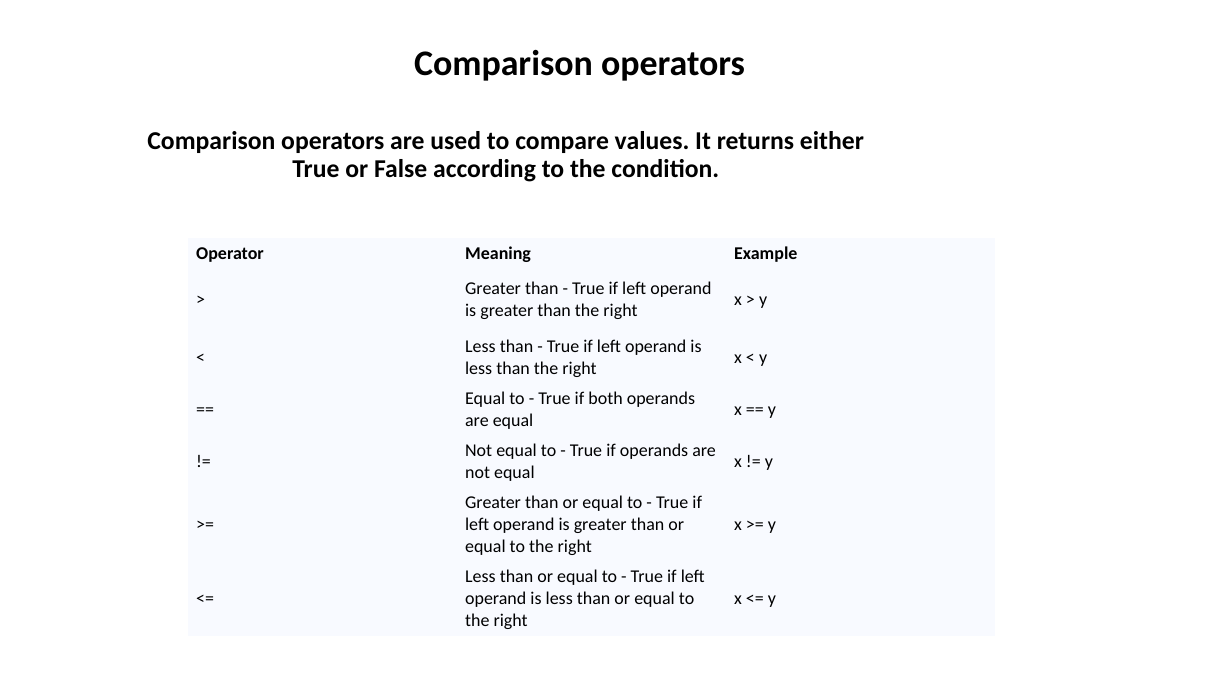
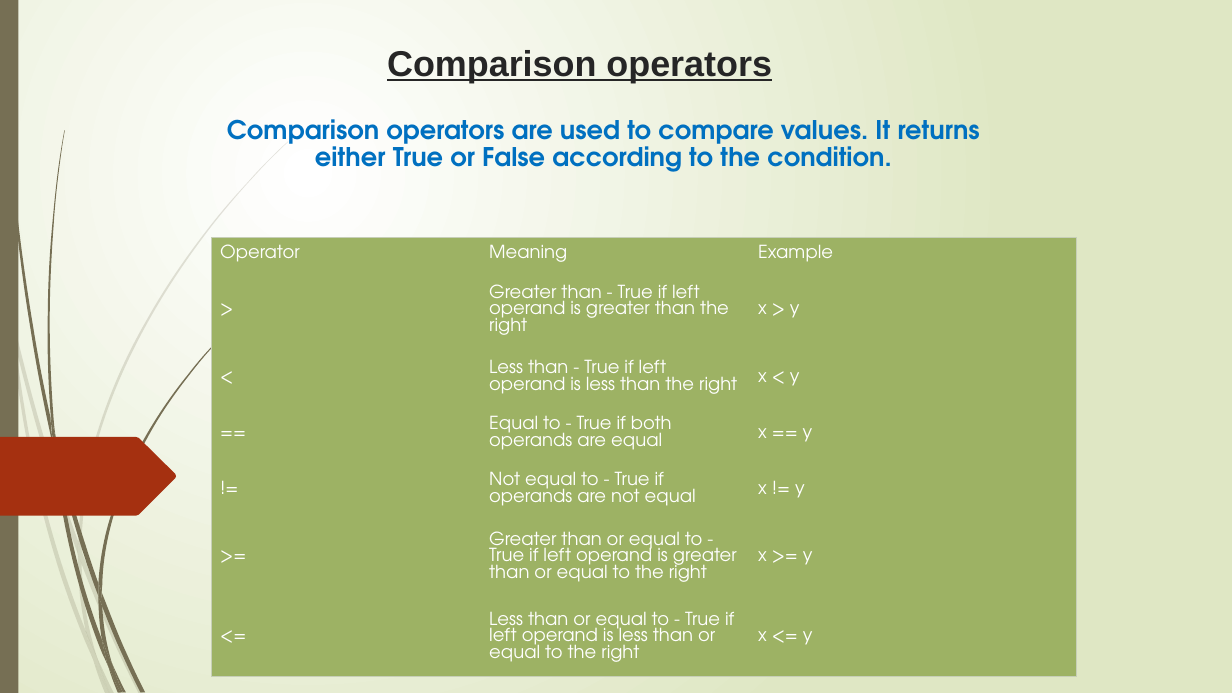
Before and after one commit to tauovir/Materials, a slide deck: slide 8 of Python Session/Python_10_may.pptx. Drawn at 1232x693 pixels with LibreOffice and Linux fonts; fonts in the diff are those of the drawing. Boxes give left, top, right and bottom in pixels: in the first picture for what was removed or moved away, otherwise in the second. Text is boxed around its words. In the diff, an @@ line names an element or a change of style, - is before the commit and + after.

```diff
--- a/Python Session/Python_10_may.pptx
+++ b/Python Session/Python_10_may.pptx
@@ background #FFFFFF to gradient #FFFFFF to #DFE8C4 @@
@@ rectangle added at [0, 0, 18, 693], fill #766F54 @@
@@ title "Comparison operators" at [387, 50, 772, 83]: font Calibri to Arial, text colour #000000 to #262626, underline on; line spacing 0.9 to 1 @@
@@ text "Comparison operators are used to ...": place and size @@
-text "Comparison operators are used to ..." at [147, 131, 864, 182]
+text "Comparison operators are used to ..." at [227, 119, 980, 172]
@@ text "Comparison operators are used to ..." at [227, 119, 980, 172]: font Calibri to TeX Gyre Adventor, text colour #000000 to #0070C0 @@
@@ table at [212, 238, 1077, 677] @@
@@ fill #F8FAFF to none in 21 cells @@
@@ font Calibri to TeX Gyre Adventor, text colour #000000 to #FFFFFF @@
@@ bold off in "Operator", "Meaning", "Example" @@
@@ borders changed @@
@@ table: place and size @@
-table at [188, 238, 994, 633]
+table at [212, 238, 1077, 677]
@@ freeform shape added at [0, 437, 177, 516], fill #A53010 @@
@@ group added at [0, 141, 288, 693]: 10 freeform shapes @@
@@ group added at [3, 0, 240, 693]: 12 freeform shapes @@
```
Also in this commit, not shown: 13 other slides changed, 1 slide added, 2 other files.
